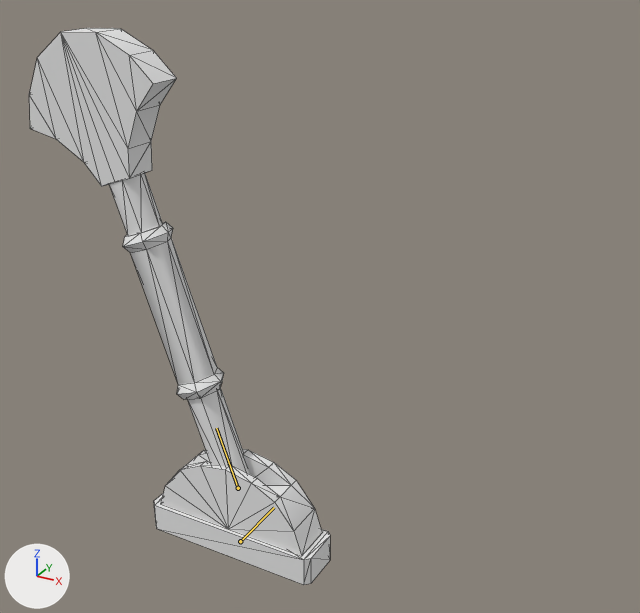
The glTF model Project/area/4 levitated ruin/object/model/special/Lever.gltf, before and after one commit.
One viewpoint serves both versions: a camera (50 mm lens) standing at (1.153, -1.639, 1.584) and looking at (0.217, 0.063, 0.733). Lighting does not change. The marker at lower left points along +X, +Y and +Z. Both versions are drawn at frame 13 of the action 'lever-activate'; the numbers are the values there. The bones that bend it are drawn over the model as lines. Mesh edges are drawn as thin lines.

Names of what the first picture shows: 'LeverMesh'.
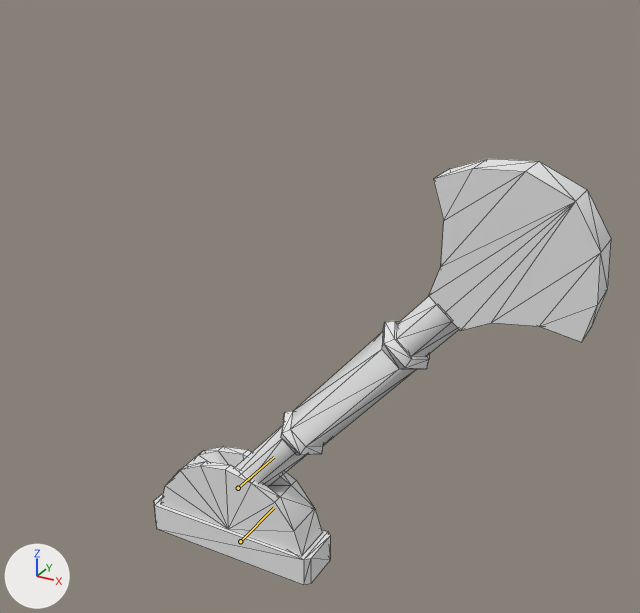
Pixel boxes [x1, y1, x2, y2] of what changed, in the pictures (640 x 613 px):
```json
{"object": "LeverMesh", "change": "posed", "before": [29, 28, 330, 585], "after": [154, 159, 611, 585], "on screen": "52% wider, 23% shorter"}
{"bone": "handle", "before": "(238, 488) to (216, 428)", "after": "(238, 488) to (274, 457)"}
```

Edits to the scene script, one JSON object a line:
```json
{"block": "bone_handle", "where": "bone_handle = bpy.data.objects['LeverRoot'].pose.bones['handle']  # child of 'root'"}
{"op": "set", "path": "bone_handle.rotation_quaternion", "old": "(0.845, 0.0, 0.0, 0.535)", "new": "(0.999, 0.0, 0.0, 0.035)", "note": "degrees (0, 0, 65) -> degrees (0, 0, 4)"}
```
